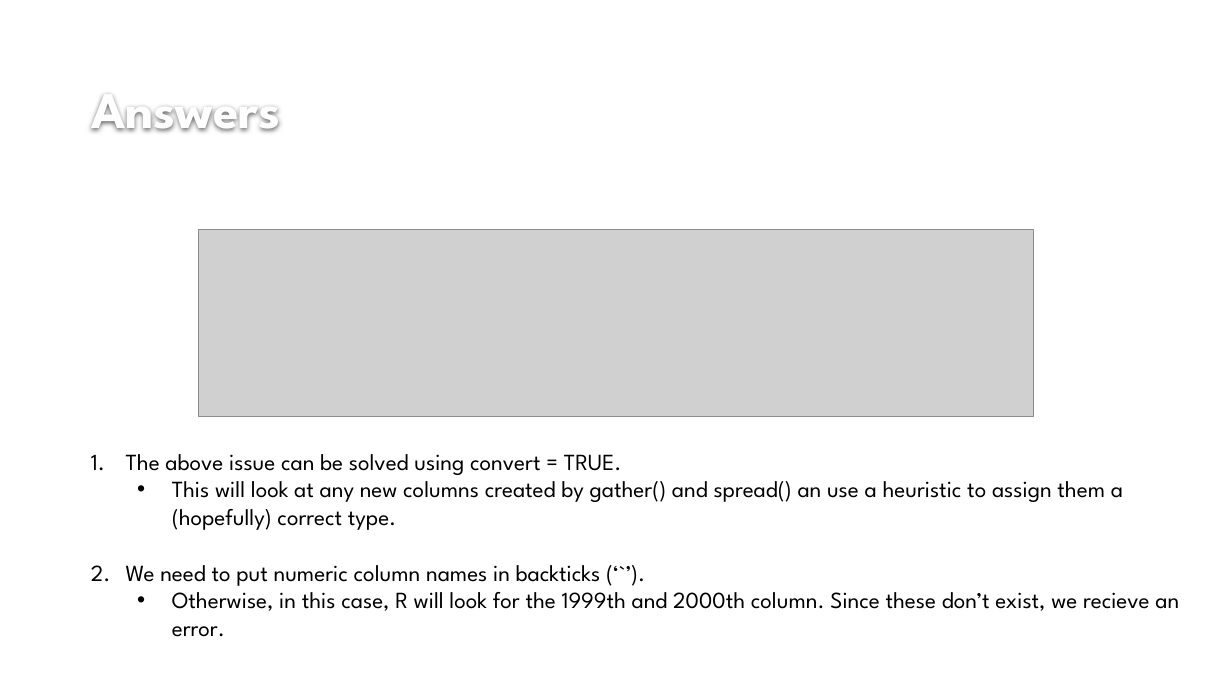
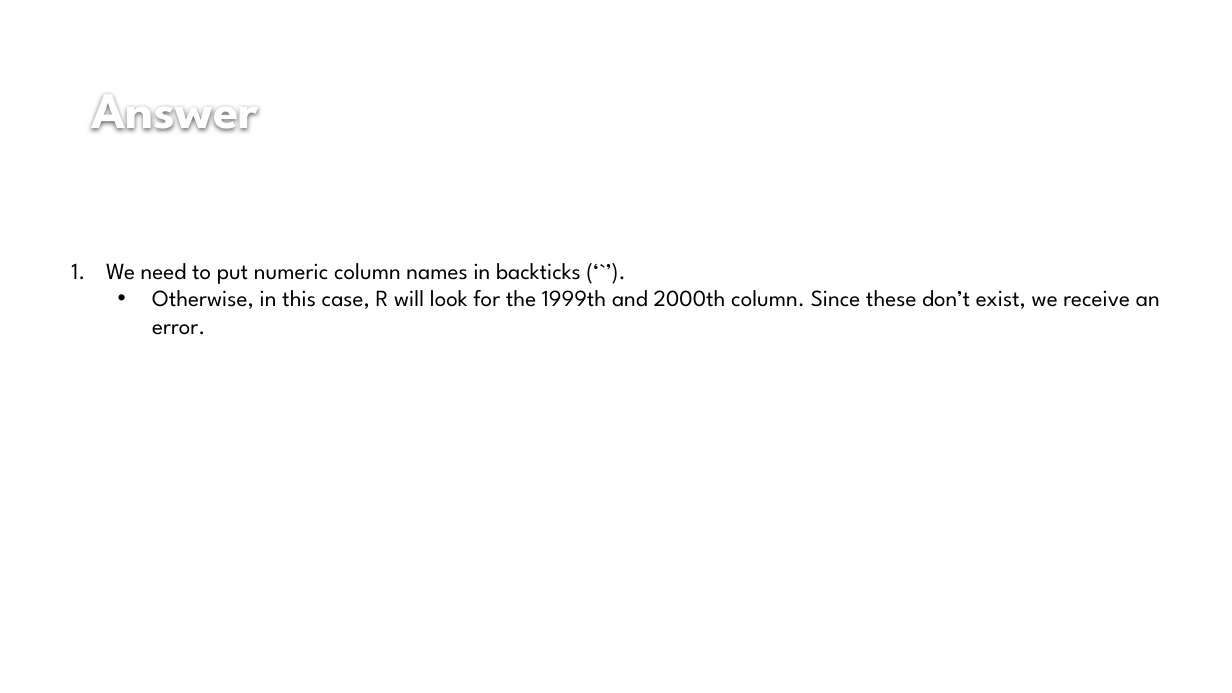
Before and after one commit to izzixcoatxs/Into_the_Tidyverse, a slide deck: slide 34 of sessions/session_four/izzie_session_four_a&b_presentation.pptx (slide 31 before the commit). Drawn at 1232x693 pixels with LibreOffice and Linux fonts; fonts in the diff are those of the drawing; grey boxes stand for pictures; background and template pictures are left out. Boxes give left, top, right and bottom in pixels: in the first picture for what was removed or moved away, otherwise in the second. Text is boxed around its words. In the diff, an @@ line names an element or a change of style, - is before the commit and + after.

Commit message:
fix typos

```diff
--- a/sessions/session_four/izzie_session_four_a&b_presentation.pptx
+++ b/sessions/session_four/izzie_session_four_a&b_presentation.pptx
@@ title at (x1=91, y1=96, x2=259, y2=132): text changed @@
-Answers
+Answer
@@ picture removed at (x1=198, y1=229, x2=1033, y2=417) @@
@@ text "We need to put numeric ..." moved from (x1=126, y1=454, x2=1179, y2=637) to (x1=106, y1=263, x2=1160, y2=335) @@
@@ text at (x1=152, y1=283, x2=1160, y2=335): text changed @@
-  • Otherwise, in this case, R will look for the 1999th and 2000th column. Since these don’t exist, we recieve an error.
+  • Otherwise, in this case, R will look for the 1999th and 2000th column. Since these don’t exist, we receive an error.
@@ text at (x1=126, y1=454, x2=1123, y2=530): paragraphs removed @@
-1. The above issue can be solved using convert = TRUE.
-  • This will look at any new columns created by gather() and spread() an use a heuristic to assign them a (hopefully) correct type.
```
Also in this commit, not shown: 12 other slides changed, 8 slides added, 2 slides removed.
